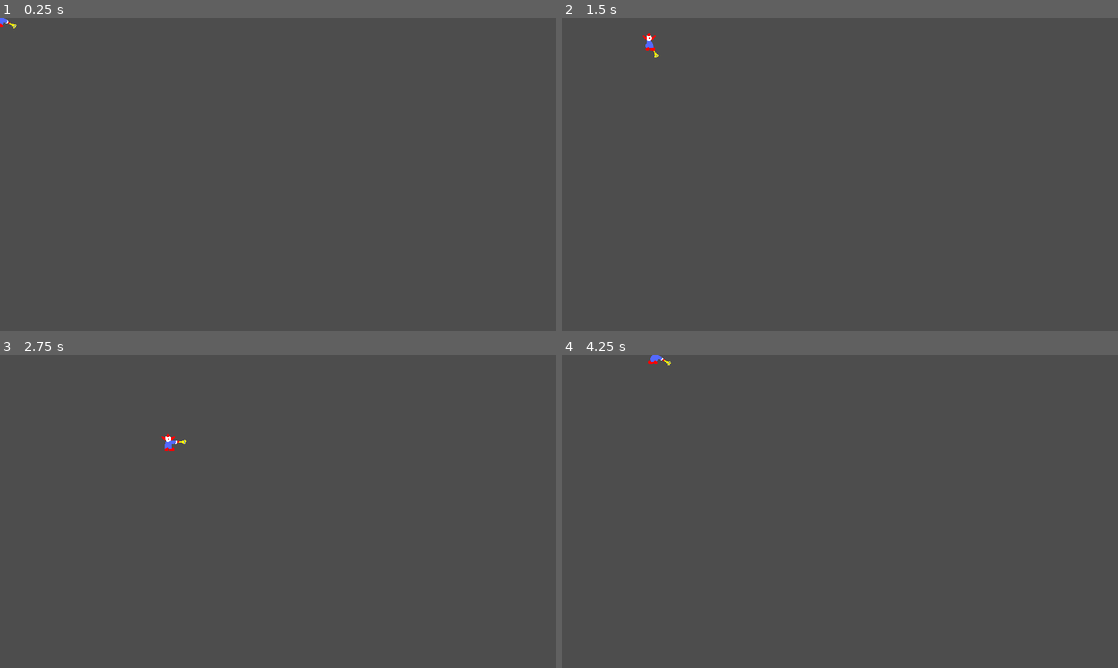
Above: before the commit, frames 1-4 (two rows, left to right).
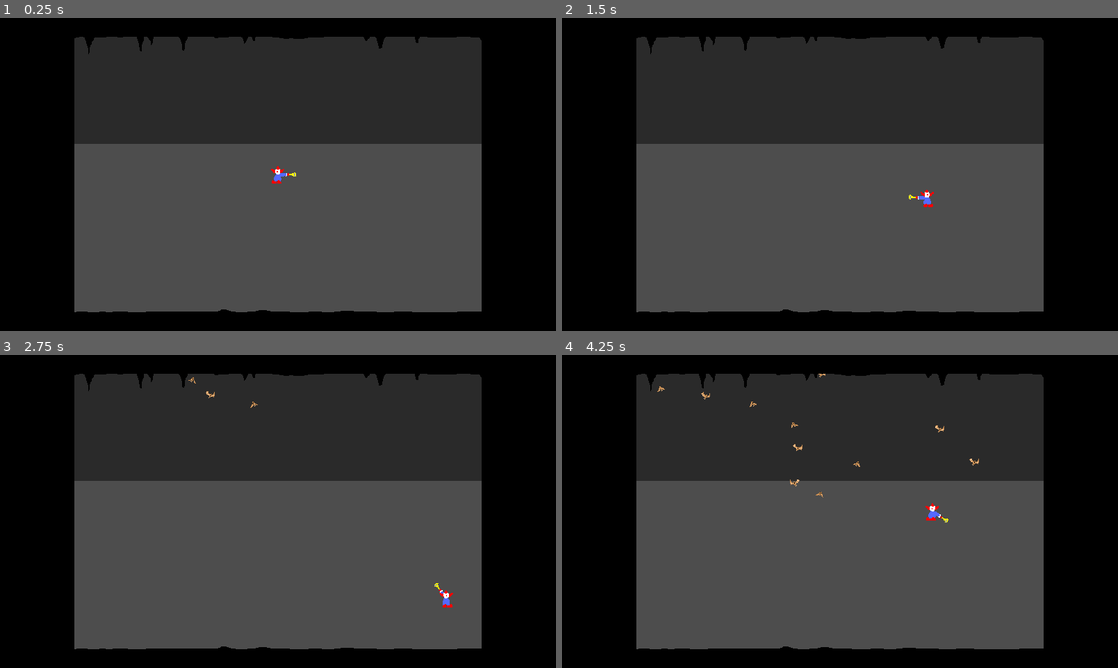
Above: after the commit, the same moments.

Repository: pwnzor79/GGJ2024
Game: Godot game, scene res://Scenes/AlexScene.tscn
Two runs of this game, one before a commit and one after it. Both use one fixed random seed, a clock stepped at 60 frames per second and the inputs below. Before the commit the project starts from res://Alex/alex_player.tscn.
Inputs (mouse positions are in pixels of both pictures, inside the frame that each line leads up to):
- Up to frame 1 (0.25 s): no input
- Up to frame 2 (1.5 s): tap Enter at 0.5 s; move the mouse to (962, 158) at 0.52 s; hold D (right) 0.53-1.28 s; tap H (honk) at 0.6 s; move the mouse to (728, 190) at 1.27 s; hold S (down) from 1.28 s (still down); click (728, 190) at 1.35 s
- Up to frame 3 (2.75 s): move the mouse to (333, 442) at 2.02 s; release S (down) at 2.03 s; hold D (right) from 2.03 s (still down); tap H (honk) at 2.1 s
- Up to frame 4 (4.25 s): move the mouse to (812, 574) at 2.77 s; release D (right) at 2.78 s; hold W (up) 2.78-3.53 s; click (812, 574) at 2.85 s; move the mouse to (1006, 558) at 3.52 s; hold A (left) from 3.53 s (still down); tap H (honk) at 3.6 s

The runs differ from the first frame. In frame 1, 61% of the frame differs, in the area x 0-100%, y 0-100%; in frame 2, 61%; in frame 3, 61%; in frame 4, 61%.

Commit message:
pre_crook_push

Diff:
--- a/Alex/alex_bat.tscn
+++ b/Alex/alex_bat.tscn
@@ -32,7 +32,7 @@
 animation = &"fly"
 frame_progress = 0.618494
 
-[node name="CollisionShape2D" type="CollisionShape2D" parent="."]
+[node name="CollisionShape2D" type="CollisionShape2D" parent="." groups=["bats", "mobs"]]
 shape = SubResource("CircleShape2D_ut1y4")
 
 [node name="VisibleOnScreenNotifier2D" type="VisibleOnScreenNotifier2D" parent="."]
--- a/Alex/alex_crook.gd
+++ b/Alex/alex_crook.gd
@@ -4,7 +4,7 @@
 
 # Called when the node enters the scene tree for the first time.
 func _ready():
-	if position.x < 0: #left side
+	if position.x < 960: #left side
 		$Sprite2D.flip_h = false
 	else: #right side
 		$Sprite2D.flip_h = true
@@ -16,7 +16,19 @@
 
 
 func _on_timer_timeout():
-	if position.x < 0: #left side
-		speed = 500
+	if position.x < 960: #left side
+		speed = 1000
 	else: #right side
-		speed = -500
+		speed = -1000
+
+
+func _on_reverse_timer_timeout():
+	speed *= -1
+
+
+func _on_visible_on_screen_notifier_2d_screen_exited():
+	$DeleteTimer.start()
+
+
+func _on_delete_timer_timeout():
+	queue_free()
--- a/Alex/alex_crook.tscn
+++ b/Alex/alex_crook.tscn
@@ -7,10 +7,13 @@
 radius = 8.0
 
 [node name="alex_crook" type="RigidBody2D" groups=["mobs"]]
+position = Vector2(-952, 0)
 collision_mask = 0
+gravity_scale = 1.66533e-16
 script = ExtResource("1_lgkei")
+metadata/_edit_group_ = true
 
-[node name="CollisionShape2D" type="CollisionShape2D" parent="."]
+[node name="CollisionShape2D" type="CollisionShape2D" parent="." groups=["mobs"]]
 position = Vector2(952, 0)
 shape = SubResource("CircleShape2D_1pk0w")
 
@@ -18,7 +21,22 @@
 texture = ExtResource("1_muj2s")
 
 [node name="StartTimer" type="Timer" parent="."]
+wait_time = 0.5
 one_shot = true
 autostart = true
 
+[node name="ReverseTimer" type="Timer" parent="."]
+wait_time = 1.25
+one_shot = true
+autostart = true
+
+[node name="VisibleOnScreenNotifier2D" type="VisibleOnScreenNotifier2D" parent="."]
+
+[node name="DeleteTimer" type="Timer" parent="."]
+wait_time = 2.5
+one_shot = true
+
 [connection signal="timeout" from="StartTimer" to="." method="_on_timer_timeout"]
+[connection signal="timeout" from="ReverseTimer" to="." method="_on_reverse_timer_timeout"]
+[connection signal="screen_exited" from="VisibleOnScreenNotifier2D" to="." method="_on_visible_on_screen_notifier_2d_screen_exited"]
+[connection signal="timeout" from="DeleteTimer" to="." method="_on_delete_timer_timeout"]
--- a/Scenes/AlexScene.gd
+++ b/Scenes/AlexScene.gd
@@ -1,6 +1,7 @@
 extends Node2D
 
 @export var bat_scene: PackedScene
+@export var crook_scene: PackedScene
 
 # Called when the node enters the scene tree for the first time.
 func _ready():
@@ -11,14 +12,14 @@
 func _process(delta):
 	pass
 
-
-func game_over_bat():
-	$BatTimer.stop()
-
 func new_game():
+	$GameOver.hide()
 	$Alex_Player.start($StartPosition.position)
 	$StartTimer.start()
 
+func _on_start_timer_timeout():
+	$BatTimer.start()
+	#$CrookTimer.start()
 
 func _on_bat_timer_timeout():
 	# Create a new instance of the Mob scene.
@@ -48,5 +49,16 @@
 	# Spawn the mob by adding it to the Main scene.
 	add_child(bat)
 
-func _on_start_timer_timeout():
-	$BatTimer.start()
+#func _on_crook_timer_timeout():
+	#var crookA = crook_scene.instantiate()
+	#var crook_spawn_location = $CrookPath/CrookSpawnLocation
+	#crook_spawn_location.progress_ratio = randf()
+	#crookA.position = crook_spawn_location.position
+	#
+	#add_child(crookA)
+
+
+func game_over_bat():
+	$BatTimer.stop()
+	$CrookTimer.stop()
+	$GameOver.show()
--- a/Scenes/AlexScene.tscn
+++ b/Scenes/AlexScene.tscn
@@ -1,8 +1,9 @@
-[gd_scene load_steps=9 format=3 uid="uid://i0nh88nisff0"]
+[gd_scene load_steps=12 format=3 uid="uid://i0nh88nisff0"]
 
 [ext_resource type="PackedScene" uid="uid://dp70u7b1s4wlb" path="res://Alex/alex_player.tscn" id="1_lm7jk"]
 [ext_resource type="Script" path="res://Scenes/AlexScene.gd" id="1_omb53"]
 [ext_resource type="PackedScene" uid="uid://cqsl1env7dqtv" path="res://Alex/alex_bat.tscn" id="2_1l7hs"]
+[ext_resource type="PackedScene" uid="uid://5lqlg7ern2m7" path="res://Alex/alex_crook.tscn" id="3_qillp"]
 [ext_resource type="Script" path="res://Scenes/Alex_Cursor.gd" id="4_ajay3"]
 [ext_resource type="PackedScene" uid="uid://dwjjw043u6gvn" path="res://Alex/alex_collision_box.tscn" id="5_ep2fj"]
 [ext_resource type="PackedScene" uid="uid://c38h83ep0wq15" path="res://Alex/alex_collision_box2.tscn" id="6_j61pe"]
@@ -14,16 +15,32 @@
 }
 point_count = 2
 
+[sub_resource type="Curve2D" id="Curve2D_onywp"]
+_data = {
+"points": PackedVector2Array(0, 0, 0, 0, -688, 448, 0, 0, 0, 0, -688, 1008)
+}
+point_count = 2
+
+[sub_resource type="Curve2D" id="Curve2D_o06bg"]
+_data = {
+"points": PackedVector2Array(0, 0, 0, 0, 1664, 448, 0, 0, 0, 0, 1664, 1008)
+}
+point_count = 2
+
 [node name="AlexScene" type="Node2D"]
 script = ExtResource("1_omb53")
 bat_scene = ExtResource("2_1l7hs")
+crook_scene = ExtResource("3_qillp")
+
+[node name="StartTimer" type="Timer" parent="."]
+wait_time = 2.0
+one_shot = true
 
 [node name="BatTimer" type="Timer" parent="."]
 wait_time = 0.2
 
-[node name="StartTimer" type="Timer" parent="."]
-wait_time = 3.0
-one_shot = true
+[node name="CrookTimer" type="Timer" parent="."]
+wait_time = 4.0
 
 [node name="StartPosition" type="Marker2D" parent="."]
 position = Vector2(960, 540)
@@ -33,6 +50,20 @@
 
 [node name="BatSpawnLocation" type="PathFollow2D" parent="BatPath"]
 position = Vector2(320, 64)
+
+[node name="CrookPath" type="Path2D" parent="."]
+curve = SubResource("Curve2D_onywp")
+
+[node name="CrookSpawnLocation" type="PathFollow2D" parent="CrookPath"]
+position = Vector2(-688, 448)
+rotation = 1.5708
+
+[node name="Crook2Path" type="Path2D" parent="."]
+curve = SubResource("Curve2D_o06bg")
+
+[node name="Crook2SpawnLocation" type="PathFollow2D" parent="Crook2Path"]
+position = Vector2(1664, 448)
+rotation = 1.5708
 
 [node name="Alex_Cursor" type="Node2D" parent="."]
 position = Vector2(-152, 32)
@@ -60,11 +91,15 @@
 
 [node name="Alex_Player" parent="." instance=ExtResource("1_lm7jk")]
 
-[node name="Sprite2D" type="Sprite2D" parent="."]
+[node name="Foreground" type="Sprite2D" parent="."]
+top_level = true
 position = Vector2(960, 540)
 scale = Vector2(2, 2)
 texture = ExtResource("6_qo6k8")
 
+[node name="GameOver" type="Sprite2D" parent="."]
+
+[connection signal="timeout" from="StartTimer" to="." method="_on_start_timer_timeout"]
 [connection signal="timeout" from="BatTimer" to="." method="_on_bat_timer_timeout"]
-[connection signal="timeout" from="StartTimer" to="." method="_on_start_timer_timeout"]
+[connection signal="timeout" from="CrookTimer" to="." method="_on_crook_timer_timeout"]
 [connection signal="hit" from="Alex_Player" to="." method="game_over_bat"]
--- a/project.godot
+++ b/project.godot
@@ -11,7 +11,7 @@
 [application]
 
 config/name="GGJ2024"
-run/main_scene="res://Alex/alex_player.tscn"
+run/main_scene="res://Scenes/AlexScene.tscn"
 config/features=PackedStringArray("4.2", "Forward Plus")
 config/icon="res://icon.svg"
 
